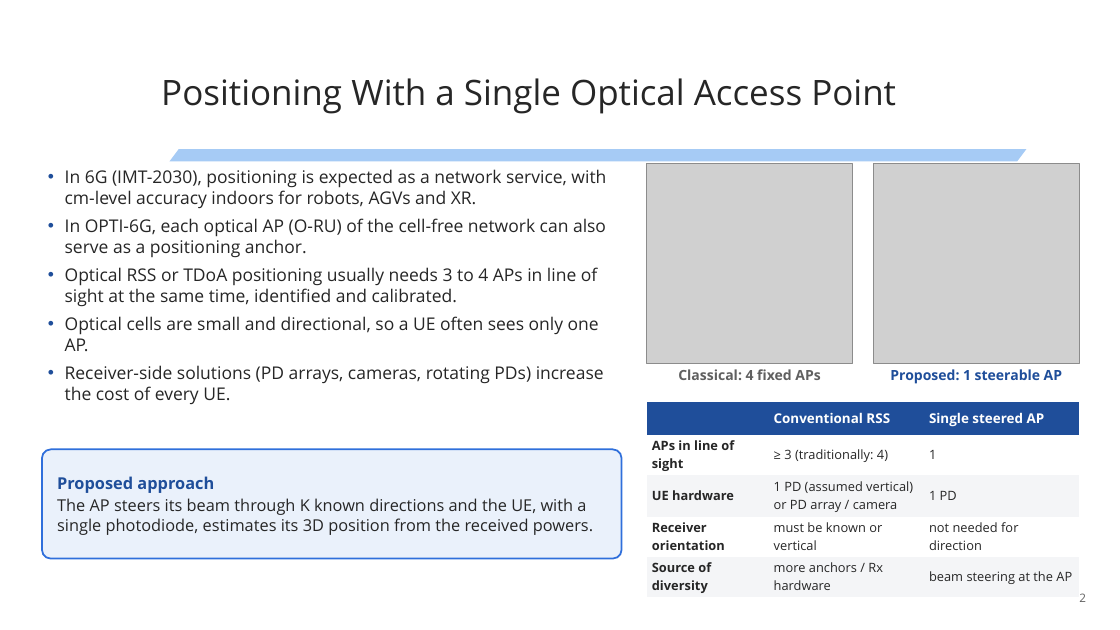
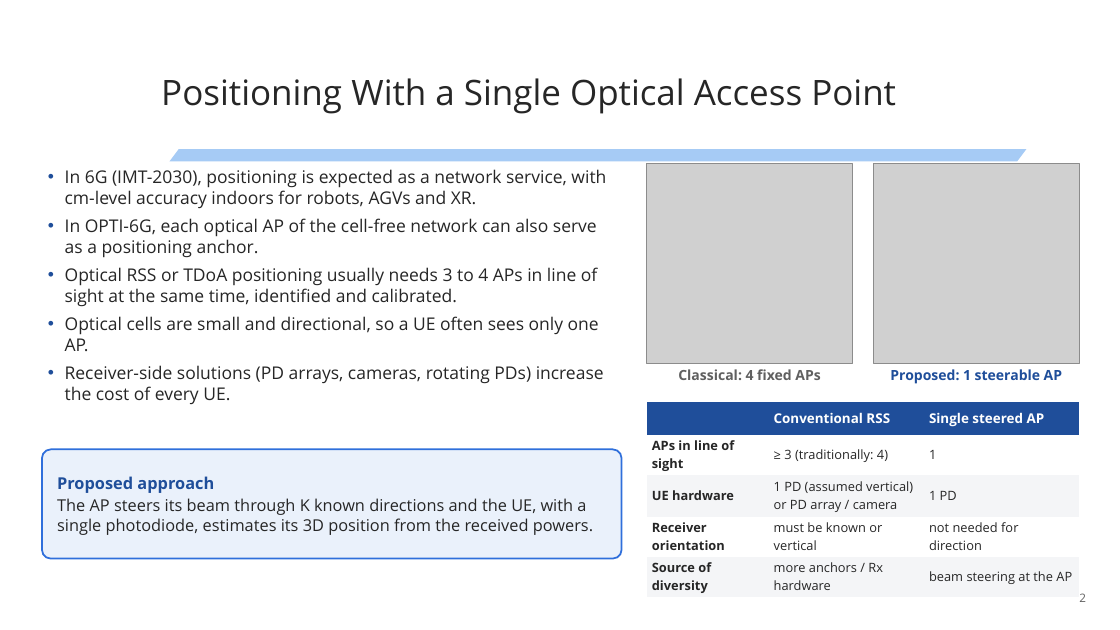
Before and after one commit to kevin-acuna/simulation_VLP, a slide deck: slide 2 of OPTI-6G/ArchWG_Presentation/OPTI-6G_ArchWG_Beamsteering_Positioning_UVSQ_2026-11-20.pptx. Drawn at 1120x630 pixels with LibreOffice and Linux fonts; fonts in the diff are those of the drawing; grey boxes stand for pictures; background and template pictures are left out. Boxes give left, top, right and bottom in pixels: in the first picture for what was removed or moved away, otherwise in the second. Text is boxed around its words. In the diff, an @@ line names an element or a change of style, - is before the commit and + after.

Commit message:
opti-6g ppt

```diff
--- a/OPTI-6G/ArchWG_Presentation/OPTI-6G_ArchWG_Beamsteering_Positioning_UVSQ_2026-11-20.pptx
+++ b/OPTI-6G/ArchWG_Presentation/OPTI-6G_ArchWG_Beamsteering_Positioning_UVSQ_2026-11-20.pptx
@@ text at (65, 218, 597, 258): text changed @@
-• In OPTI-6G, each optical AP (O-RU) of the cell-free network can also serve as a positioning anchor.
+• In OPTI-6G, each optical AP of the cell-free network can also serve as a positioning anchor.
```
Also in this commit, not shown: 1 other slide changed, 20 other files.
